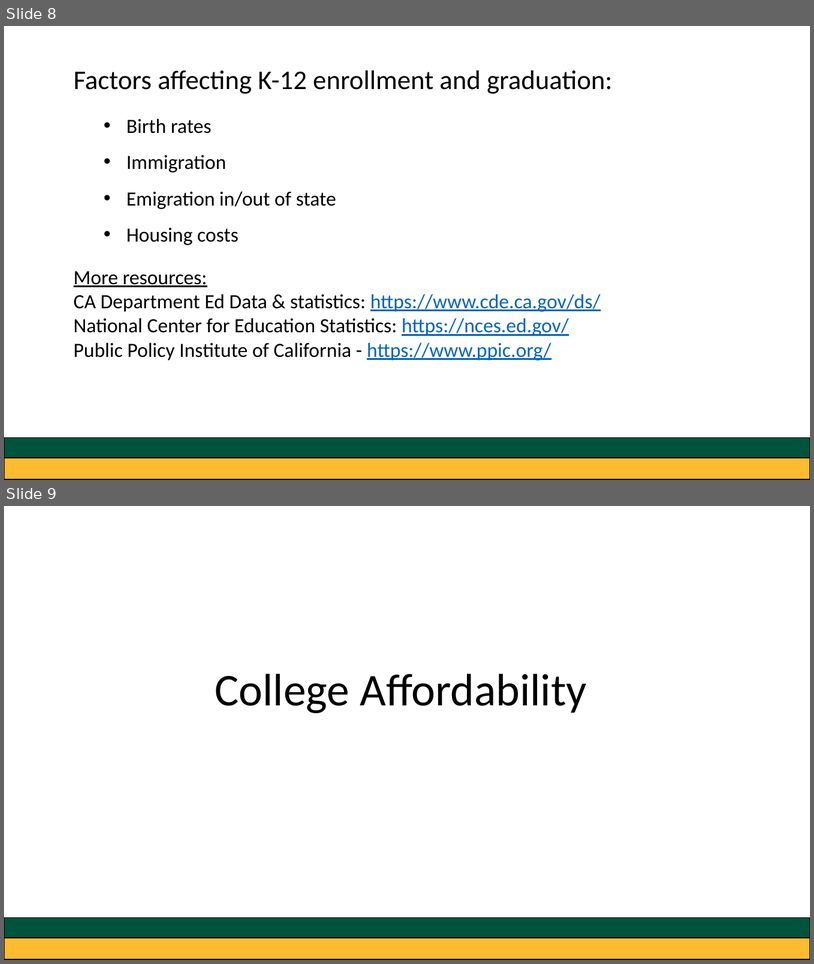
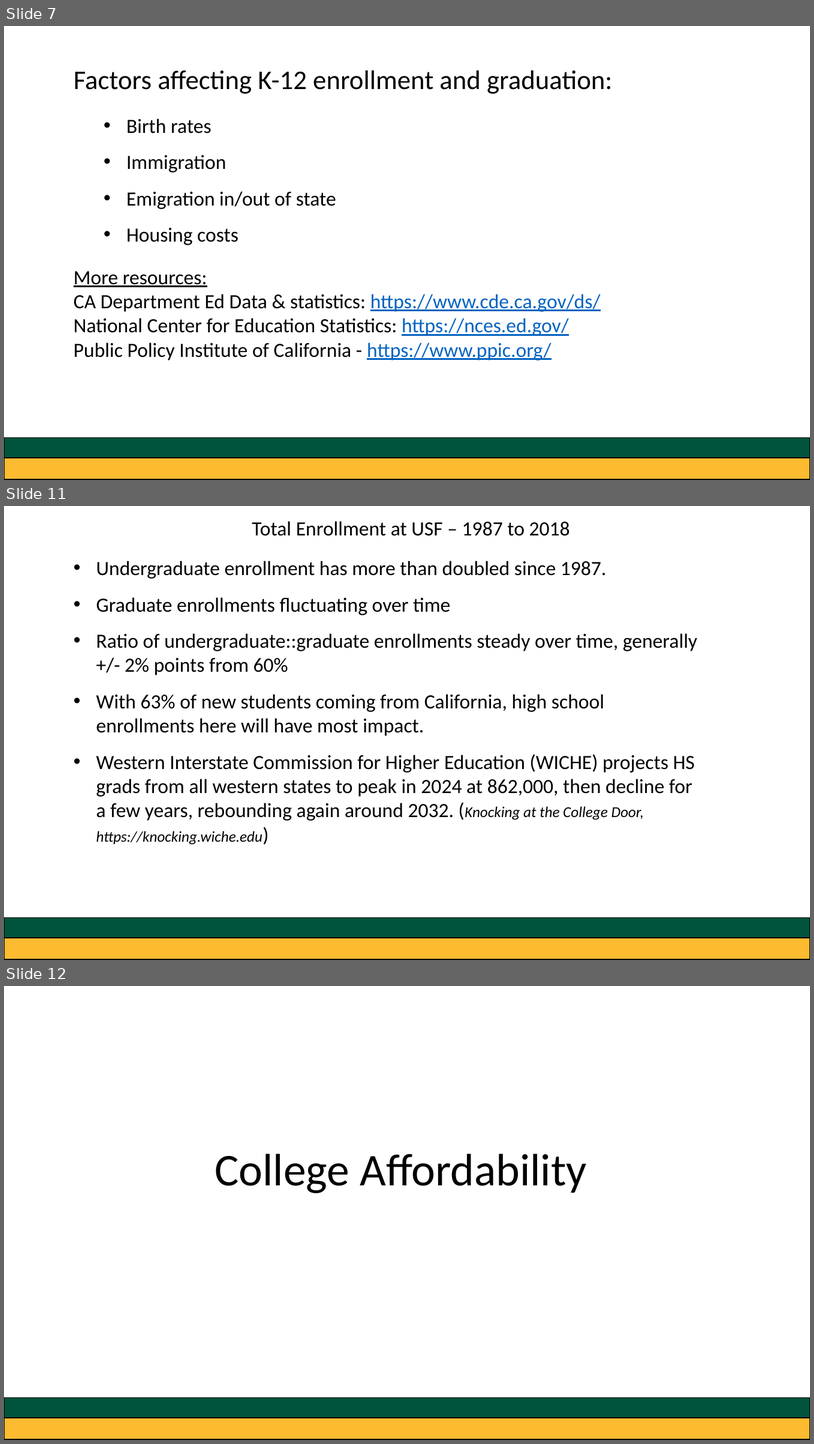
Before and after one commit to greg-dubrow/USF-talk-February-2020, a slide deck: usf_presentation_0220_gdubrow.pptx. Shown one above the other, each under a label of ours: slides 8 and 9 before the commit, slides 7, 11 and 12 after it; the slides between them are not shown. The pictures are 814x964 and 814x1444 pixels, drawn with LibreOffice and Linux fonts; fonts in the diff are those of the drawing. Boxes give left, top, right and bottom in pixels: in the first picture for what was removed or moved away, otherwise in the second. Text is boxed around its words. In the diff, an @@ line names an element or a change of style, - is before the commit and + after.

Commit message:
enroll & ppt

```diff
--- a/usf_presentation_0220_gdubrow.pptx
+++ b/usf_presentation_0220_gdubrow.pptx
@@ slide 11 added at bbox=[4, 506, 810, 960], background #FFFFFF @@
@@ text added at bbox=[252, 521, 570, 536], 24 pt, text #000000 @@
+Total Enrollment at USF – 1987 to 2018
@@ text added at bbox=[96, 561, 698, 844], 24 pt, text #000000 @@
+• Undergraduate enrollment has more than doubled since 1987.
+• Graduate enrollments fluctuating over time
+• Ratio of undergraduate::graduate enrollments steady over time, generally +/- 2% points from 60%
+• With 63% of new students coming from California, high school enrollments here will have most impact.
+• Western Interstate Commission for Higher Education (WICHE) projects HS grads from all western states to peak in 2024 at 862,000, then decline for a few years, rebounding again around 2032. (Knocking at the College Door, https://knocking.wiche.edu)
@@ rectangle added at bbox=[4, 918, 810, 937], fill #00543C, outline #000000 1 pt @@
@@ rectangle added at bbox=[4, 931, 810, 959], fill #FDBB30, outline #000000 1 pt @@
@@ what was slide 8 is now slide 7 @@
@@ what was slide 9 is now slide 12 @@
```
Also in this commit, not shown: 1 slide changed, 4 other slides added, 2 slides removed, 6 other files.
